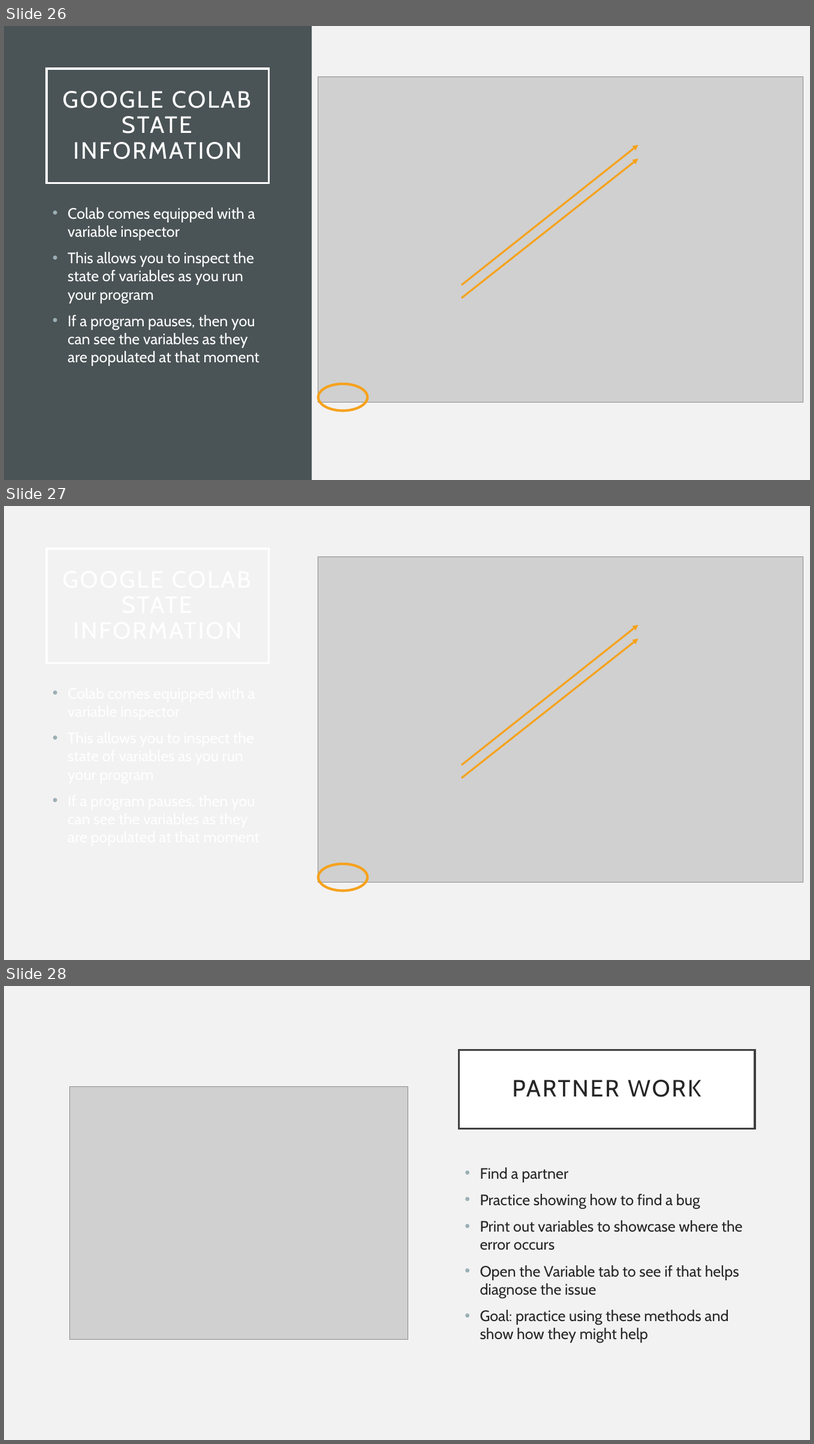
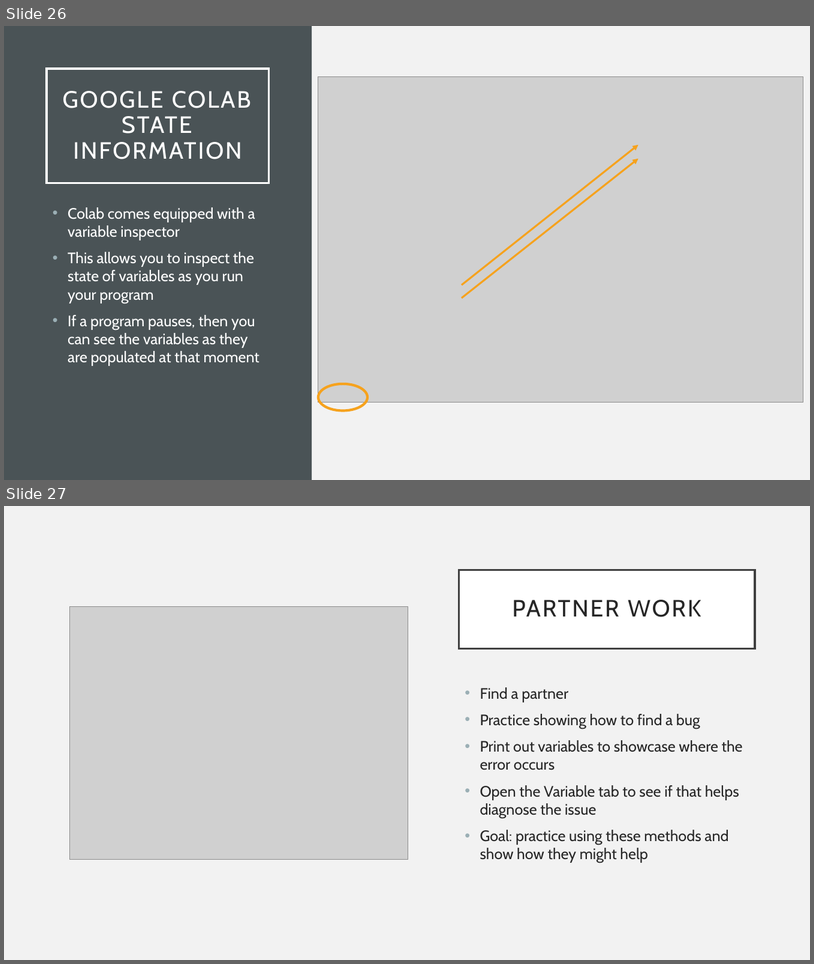
Before and after one commit to UPEI-CS/CS1910-Students, a slide deck: lectures/10-Problem-Solving-Debugging/CS1910_Problem-Solving-Debugging_Lecture.pptx. Shown one above the other, each under a label of ours: slides 26, 27 and 28 before the commit, slides 26 and 27 after it. The pictures are 814x1444 and 814x964 pixels, drawn with LibreOffice and Linux fonts; fonts in the diff are those of the drawing; grey boxes stand for pictures. Boxes give left, top, right and bottom in pixels: in the first picture for what was removed or moved away, otherwise in the second. Text is boxed around its words. In the diff, an @@ line names an element or a change of style, - is before the commit and + after.

```diff
--- a/lectures/10-Problem-Solving-Debugging/CS1910_Problem-Solving-Debugging_Lecture.pptx
+++ b/lectures/10-Problem-Solving-Debugging/CS1910_Problem-Solving-Debugging_Lecture.pptx
@@ slide 27 removed at (x1=4, y1=506, x2=810, y2=960), background #F2F2F2 @@
@@ title removed at (x1=47, y1=549, x2=269, y2=663) @@
@@ picture removed at (x1=318, y1=557, x2=804, y2=882) @@
@@ arrow removed from (462, 765) to (639, 625) @@
@@ arrow removed from (462, 778) to (639, 639) @@
@@ ellipse removed at (x1=318, y1=864, x2=368, y2=890) @@
@@ what was slide 28 is now slide 27 @@
```
Also in this commit, not shown: 3 other slides removed, 17 other files.
